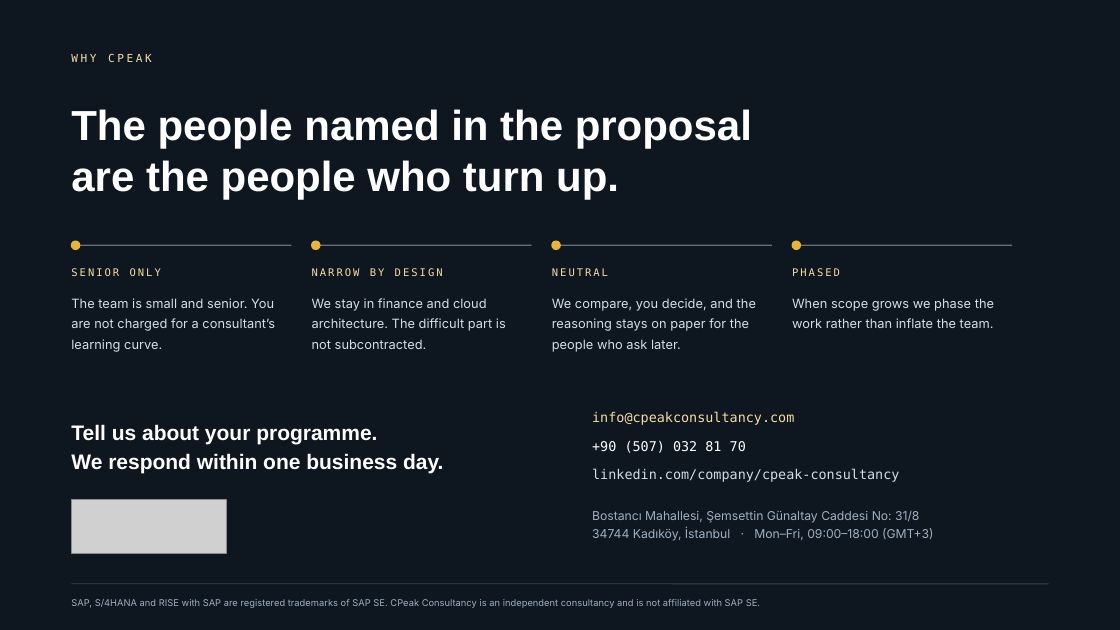
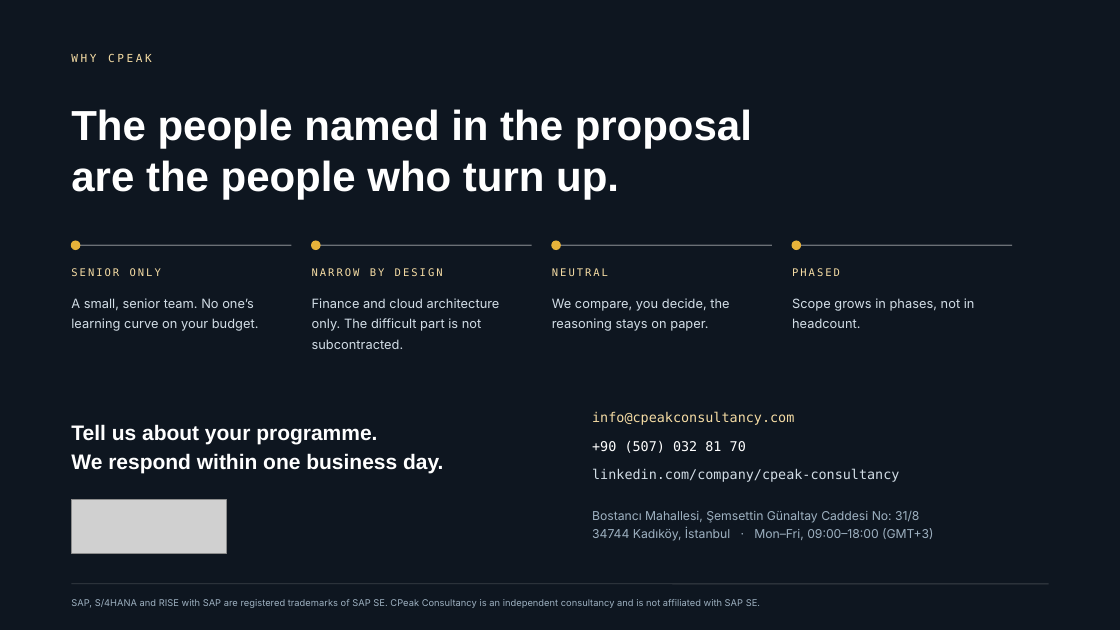
Before and after one commit to narinygt/Default, a slide deck: slide 14 of presentation/CPeak-Consultancy-Corporate-Presentation.pptx. Drawn at 1120x630 pixels with LibreOffice and Linux fonts; fonts in the diff are those of the drawing; grey boxes stand for pictures; background and template pictures are left out. Boxes give left, top, right and bottom in pixels: in the first picture for what was removed or moved away, otherwise in the second. Text is boxed around its words. In the diff, an @@ line names an element or a change of style, - is before the commit and + after.

```diff
--- a/presentation/CPeak-Consultancy-Corporate-Presentation.pptx
+++ b/presentation/CPeak-Consultancy-Corporate-Presentation.pptx
@@ text at (71, 298, 259, 331): text changed @@
-The team is small and senior. You are not charged for a consultant’s learning curve.
+A small, senior team. No one’s learning curve on your budget.
@@ text at (312, 298, 500, 349): text changed @@
-We stay in finance and cloud architecture. The difficult part is not subcontracted.
+Finance and cloud architecture only. The difficult part is not subcontracted.
@@ text at (552, 298, 729, 331): text changed @@
-We compare, you decide, and the reasoning stays on paper for the people who ask later.
+We compare, you decide, the reasoning stays on paper.
@@ text at (792, 298, 975, 328): text changed @@
-When scope grows we phase the work rather than inflate the team.
+Scope grows in phases, not in headcount.
```
Also in this commit, not shown: 12 other slides changed, 1 other file.
